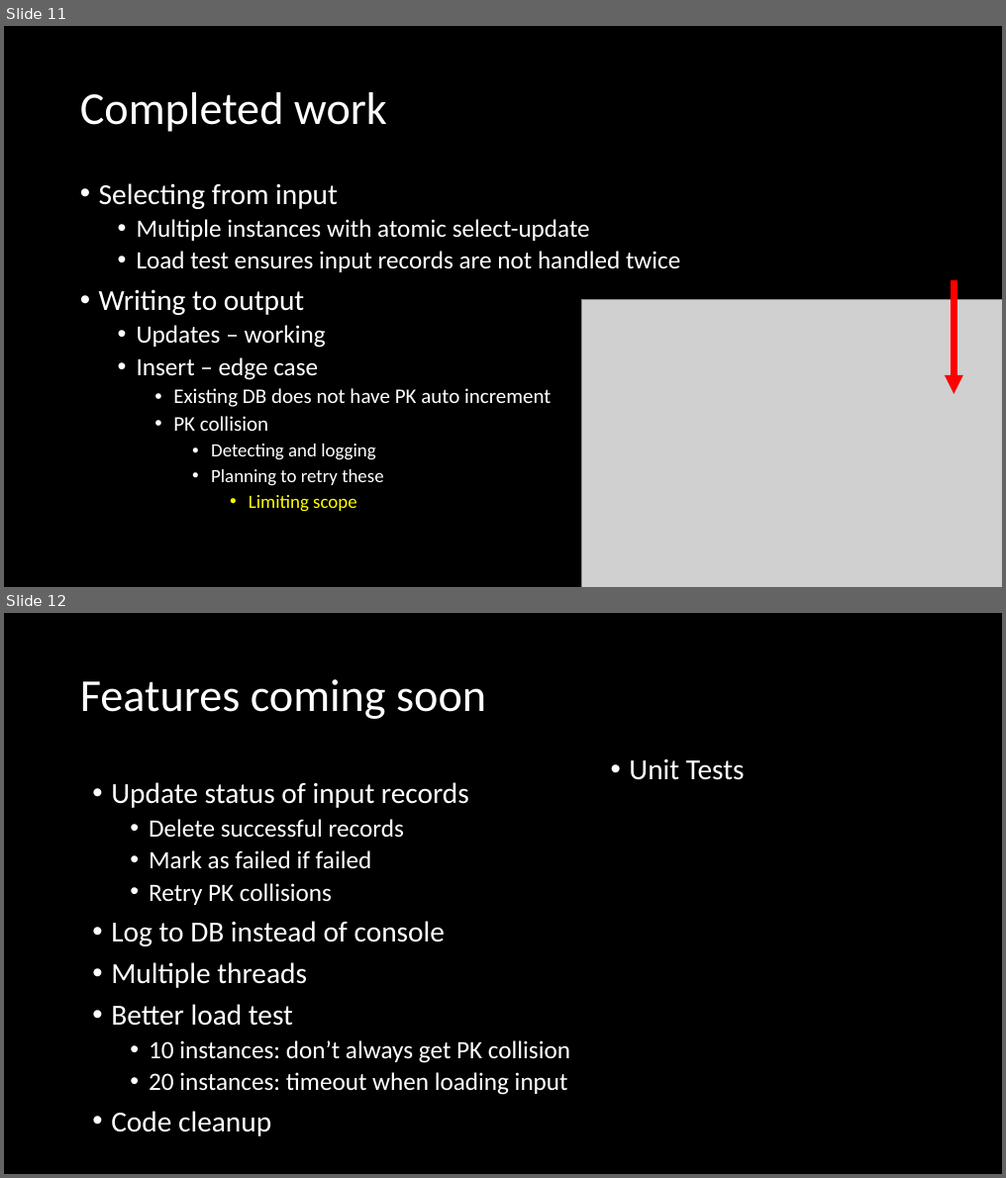
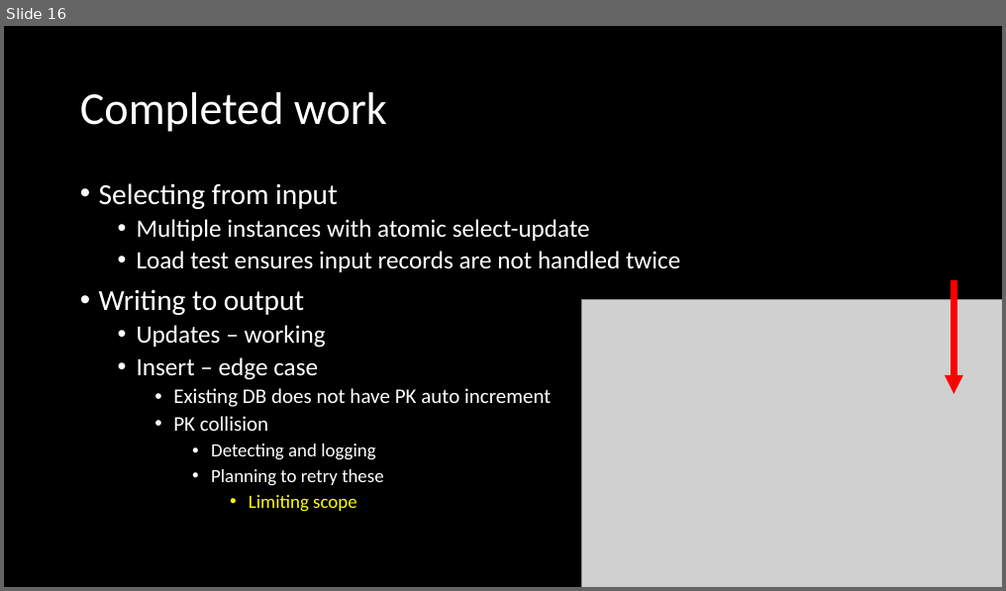
Before and after one commit to jaydpather/FSharpETLDemo, a slide deck: presentations/FSharpETLDemo.pptx. Shown one above the other, each under a label of ours: slides 11 and 12 before the commit, slide 16 after it. The pictures are 1006x1178 and 1006x591 pixels, drawn with LibreOffice and Linux fonts; fonts in the diff are those of the drawing; grey boxes stand for pictures. Boxes give left, top, right and bottom in pixels: in the first picture for what was removed or moved away, otherwise in the second. Text is boxed around its words. In the diff, an @@ line names an element or a change of style, - is before the commit and + after.

```diff
--- a/presentations/FSharpETLDemo.pptx
+++ b/presentations/FSharpETLDemo.pptx
@@ slide 12 removed at (x1=4, y1=613, x2=1002, y2=1174), background #000000 @@
@@ title removed at (x1=80, y1=679, x2=486, y2=719) @@
-Features coming soon
@@ text removed at (x1=629, y1=760, x2=745, y2=780) @@
-• Unit Tests
@@ text removed at (x1=111, y1=782, x2=570, y2=1137) @@
-• Update status of input records
-  • Delete successful records
-  • Mark as failed if failed
-  • Retry PK collisions
-• Log to DB instead of console
-• Multiple threads
-• Better load test
-  • 10 instances: don’t always get PK collision
-  • 20 instances: timeout when loading input
-• Code cleanup
@@ what was slide 11 is now slide 16 @@
```
Also in this commit, not shown: 5 slides changed, 3 slides added, 2 other slides removed, 5 other files.
